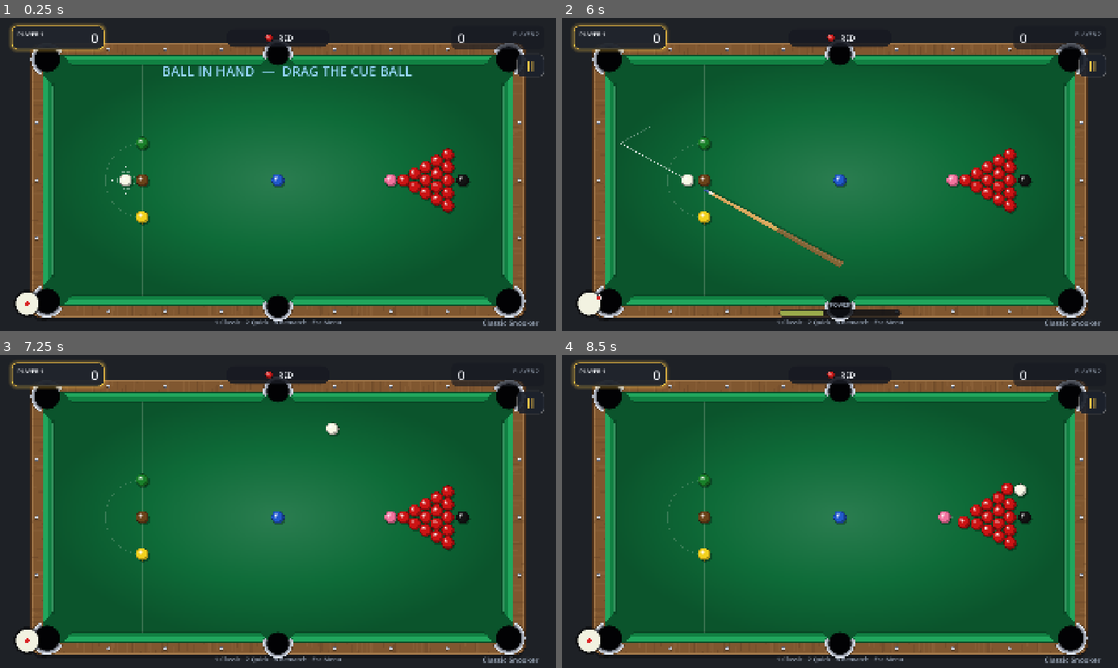
Above: before the commit, frames 1-4 (two rows, left to right).
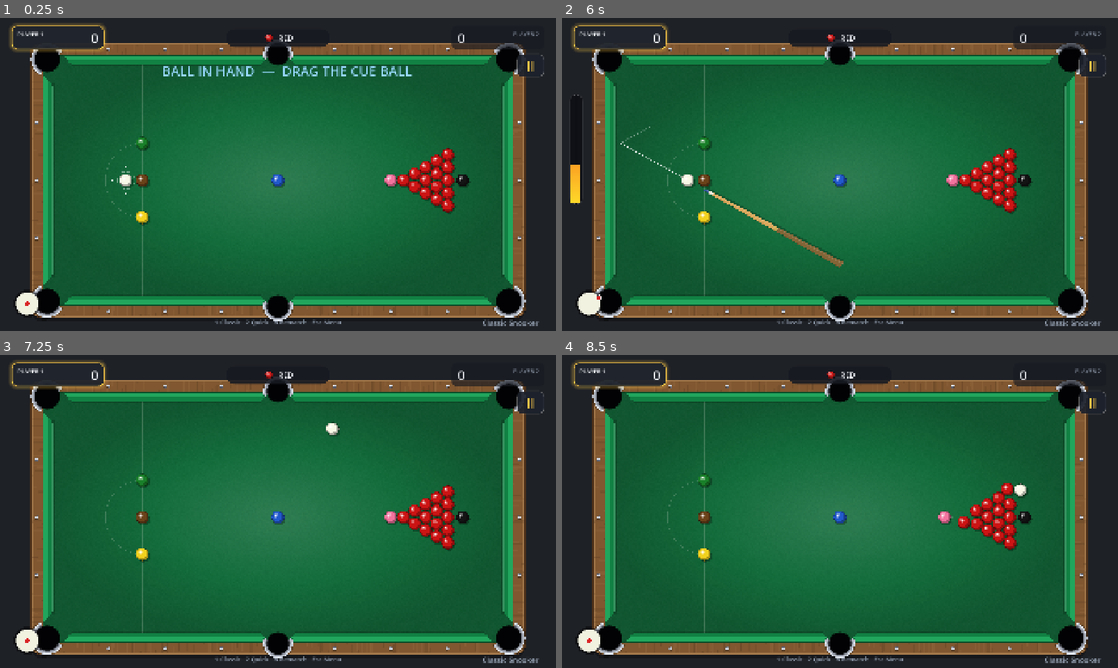
Above: after the commit, the same moments.

Repository: SaadiDK-003/pocket_duel
Game: Godot game, scene res://scenes/snooker/snooker_game.tscn
The game is run twice, just before and just after one commit, with the same random seed, the same clock (stepped at 60 frames per second) and the same inputs. This scene is started directly instead of the project's main scene.
Inputs (mouse positions are in pixels of both pictures, inside the frame that each line leads up to):
- Up to frame 1 (0.25 s): no input
- Up to frame 2 (6 s): click "II" at 0.5 s; click "Restart" at 1.25 s; click "II" at 2 s; click "Restart" at 2.75 s; click "II" at 3.5 s; click "Restart" at 4.25 s; tap Enter at 5 s; drag from (589, 302) to (895, 105) at 5.02 s; drag from (728, 190) to (812, 237) at 5.77 s
- Up to frame 3 (7.25 s): click "SHOOT" at 6.5 s
- Up to frame 4 (8.5 s): move the mouse to (895, 442) at 7.27 s; tap 2 at 7.35 s; click (895, 442) at 7.42 s; drag from (812, 574) to (673, 464) at 8.02 s

The runs differ from the first frame. In frame 2, 0.8% of the frame differs, in the area x 1-62%, y 24-96%; in frame 3, less than 0.1%; in frame 4, less than 0.1%.

Commit message:
Vertical power meter + subtle felt cloth texture (8-ball-pool feel)
- Rebuild the power bar as a VERTICAL side meter on the left with a yellow->
  orange->red gradient that fills up from the bottom, like 8-ball-pool
- Add a fine cloth-grain noise texture over the felt (5% opacity) so the bed
  isn't flat — a smoother, more premium look

Co-Authored-By: Claude Opus 4.8 <noreply@anthropic.com>

Diff:
--- a/scripts/snooker/hud.gd
+++ b/scripts/snooker/hud.gd
@@ -16,8 +16,9 @@
 const CARD_H: float = 84.0
 const PILL_W: float = 360.0
 const PILL_H: float = 62.0
-const PWR_W: float = 420.0
-const PWR_H: float = 26.0
+const PWRV_W: float = 46.0        # Vertical power meter (8-ball-pool style).
+const PWRV_H: float = 380.0
+const PWR_INSET: float = 5.0
 
 const ON_COLORS: Dictionary = {
 	"RED": Color(0.82, 0.12, 0.12), "YELLOW": Color(0.96, 0.82, 0.14),
@@ -42,8 +43,8 @@
 var _flash: Label
 var _timer: Label
 var _power_track: Panel
-var _power_fill: Panel
-var _power_label: Label
+var _power_clip: Control
+var _power_grad: TextureRect
 var _shoot_btn: Button
 
 
@@ -99,40 +100,59 @@
 	_shoot_btn.visible = v
 
 
+## A vertical power meter (8-ball-pool style): a dark track with a yellow→red
+## gradient that fills UP from the bottom as power increases.
 func _make_power_bar() -> void:
 	_power_track = Panel.new()
-	_power_track.size = Vector2(PWR_W, PWR_H)
+	_power_track.size = Vector2(PWRV_W, PWRV_H)
 	var st := StyleBoxFlat.new()
-	st.bg_color = Color(0.05, 0.06, 0.08, 0.85)
-	st.set_corner_radius_all(int(PWR_H * 0.5))
+	st.bg_color = Color(0.05, 0.06, 0.08, 0.88)
+	st.set_corner_radius_all(int(PWRV_W * 0.5))
+	st.set_border_width_all(2)
+	st.border_color = Color(1, 1, 1, 0.12)
 	_power_track.add_theme_stylebox_override("panel", st)
 	add_child(_power_track)
 
-	_power_fill = Panel.new()
-	_power_fill.position = Vector2(3, 3)
-	_power_fill.size = Vector2(0, PWR_H - 6)
-	var sf := StyleBoxFlat.new()
-	sf.bg_color = Color(1, 1, 1)
-	sf.set_corner_radius_all(int((PWR_H - 6) * 0.5))
-	_power_fill.add_theme_stylebox_override("panel", sf)
-	_power_track.add_child(_power_fill)
-
-	_power_label = Label.new()
-	_power_label.text = "POWER"
-	_power_label.size = Vector2(PWR_W, 24)
-	_power_label.position = Vector2(0, -30)
-	_power_label.horizontal_alignment = HORIZONTAL_ALIGNMENT_CENTER
-	_power_label.add_theme_font_size_override("font_size", 20)
-	_power_label.add_theme_color_override("font_color", TEXT_DIM)
-	_power_track.add_child(_power_label)
+	var iw := PWRV_W - PWR_INSET * 2.0
+	var ih := PWRV_H - PWR_INSET * 2.0
+	_power_clip = Control.new()
+	_power_clip.clip_contents = true
+	_power_clip.position = Vector2(PWR_INSET, PWR_INSET + ih)   # zero-height at the bottom
+	_power_clip.size = Vector2(iw, 0)
+	_power_track.add_child(_power_clip)
+
+	_power_grad = TextureRect.new()
+	_power_grad.texture = _build_power_gradient()
+	_power_grad.size = Vector2(iw, ih)
+	_power_grad.stretch_mode = TextureRect.STRETCH_SCALE
+	_power_clip.add_child(_power_grad)
 
 	_power_track.hide()
+
+
+## Vertical gradient for the meter: red (top / full power) -> orange -> yellow.
+func _build_power_gradient() -> GradientTexture2D:
+	var g := Gradient.new()
+	g.set_offset(0, 0.0); g.set_color(0, Color(0.95, 0.20, 0.12))   # top = red
+	g.set_offset(1, 1.0); g.set_color(1, Color(1.0, 0.85, 0.16))    # bottom = yellow
+	g.add_point(0.5, Color(0.98, 0.55, 0.13))                       # orange
+	var gt := GradientTexture2D.new()
+	gt.gradient = g
+	gt.width = 16
+	gt.height = 256
+	gt.fill_from = Vector2(0, 0)
+	gt.fill_to = Vector2(0, 1)
+	return gt
 
 
 func set_power(power: float) -> void:
 	_power_track.show()
-	_power_fill.size.x = (PWR_W - 6.0) * clampf(power, 0.0, 1.0)
-	_power_fill.modulate = Color(0.4, 0.85, 0.35).lerp(Color(0.96, 0.35, 0.2), power)
+	var ih := PWRV_H - PWR_INSET * 2.0
+	var fh := ih * clampf(power, 0.0, 1.0)
+	# Reveal the gradient from the bottom up (top of the fill gets redder).
+	_power_clip.position.y = PWR_INSET + (ih - fh)
+	_power_clip.size.y = fh
+	_power_grad.position.y = -(ih - fh)
 
 
 func clear_power() -> void:
@@ -151,7 +171,7 @@
 	_hint.position = Vector2(w * 0.5 - _hint.size.x * 0.5, h - 46)
 	_flash.position = Vector2(w * 0.5 - _flash.size.x * 0.5, 150)
 	_timer.position = Vector2(w * 0.5 - _timer.size.x * 0.5, 112)
-	_power_track.position = Vector2(w * 0.5 - PWR_W * 0.5, h - 74)
+	_power_track.position = Vector2(26, h * 0.42 - PWRV_H * 0.5)
 	_shoot_btn.position = Vector2(w - 44 - _shoot_btn.size.x, h - 44 - _shoot_btn.size.y)
 	spin.position = Vector2(44, h - 44 - spin.size.y)
 
--- a/scripts/snooker/table.gd
+++ b/scripts/snooker/table.gd
@@ -49,6 +49,7 @@
 var sight_color: Color = Color(0.92, 0.90, 0.82)
 
 var _felt_grad: GradientTexture2D            # Radial spotlight over the bed.
+var _felt_tex: ImageTexture                  # Subtle cloth-grain texture.
 
 
 func setup(rect: Rect2) -> void:
@@ -63,9 +64,27 @@
 	cushion_color = _brighten(felt_color, 1.20, 1.0)    # mid-tone face
 	cushion_top = _brighten(felt_color, 1.55, 0.92)     # bright top bevel
 	_build_felt_gradient()
+	_build_felt_texture()
 	_compute_geometry()
 	_build_pockets()
 	queue_redraw()
+
+
+## Fine cloth-grain texture, tiled over the bed at low opacity for a premium,
+## non-flat felt look.
+func _build_felt_texture() -> void:
+	var noise := FastNoiseLite.new()
+	noise.noise_type = FastNoiseLite.TYPE_SIMPLEX_SMOOTH
+	noise.frequency = 0.22
+	noise.seed = 3
+	noise.fractal_octaves = 3
+	var w := 128
+	var img := Image.create(w, w, false, Image.FORMAT_RGBA8)
+	for y in w:
+		for x in w:
+			var v: float = noise.get_noise_2d(float(x), float(y)) * 0.5 + 0.5
+			img.set_pixel(x, y, Color(v, v, v, 1.0))
+	_felt_tex = ImageTexture.create_from_image(img)
 
 
 ## Brighten a colour while keeping its hue & saturation (value * vf, sat * sf).
@@ -170,6 +189,8 @@
 	_round_rect(felt_rect, 14.0, felt_dark)
 	if _felt_grad != null:
 		draw_texture_rect(_felt_grad, felt_rect, false)
+	if _felt_tex != null:
+		draw_texture_rect(_felt_tex, felt_rect, true, Color(1, 1, 1, 0.05))   # cloth grain
 	_round_rect_outline(felt_rect, 14.0, felt_dark.darkened(0.2), 3.0)
 
 	# Baulk line + "D".
